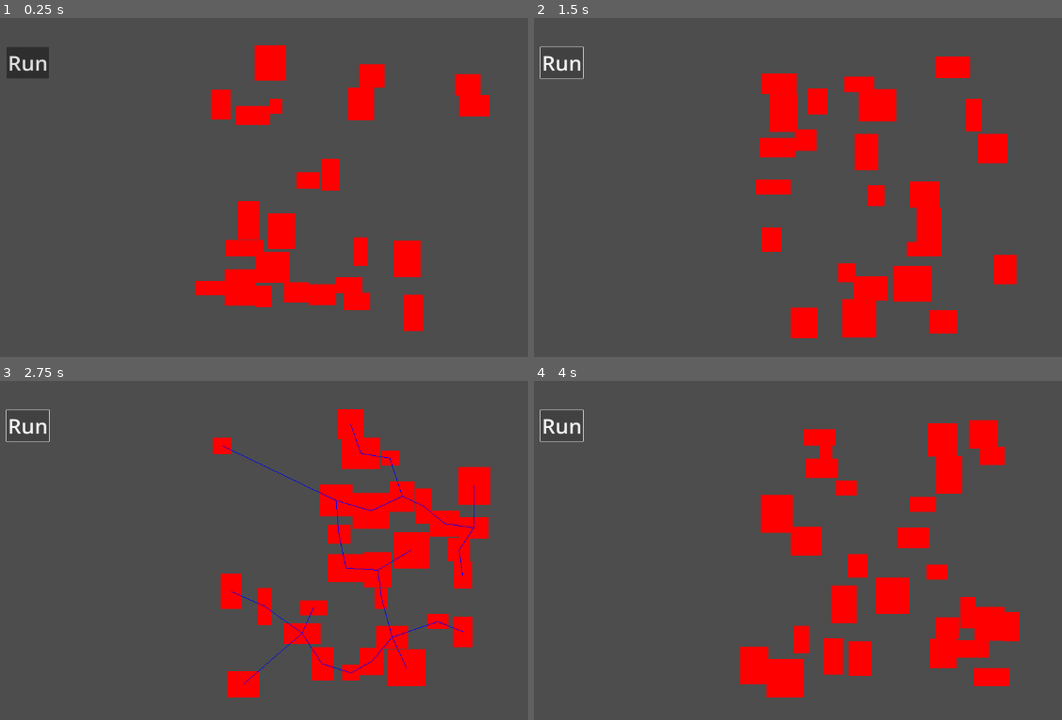
Above: before the commit, frames 1-4 (two rows, left to right).
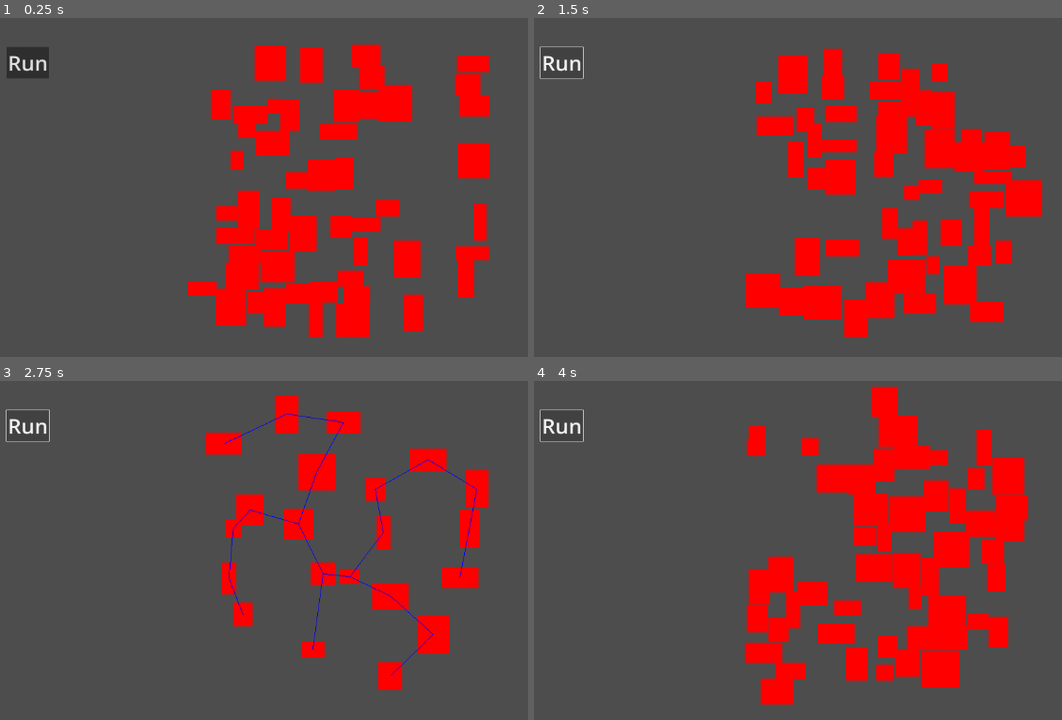
Above: after the commit, the same moments.

Repository: akeresztesgh/godot-proc-gen-rooms
Game: Godot game, scene res://demo_rigid_body.tscn
Two runs of this game, one before a commit and one after it. Both use one fixed random seed, a clock stepped at 60 frames per second and the inputs below. The project has no main scene, so this scene is started directly.
Inputs:
- Up to frame 1 (0.25 s): no input
- Up to frame 2 (1.5 s): click "Run" at 0.5 s; click "Run" at 1.25 s
- Up to frame 3 (2.75 s): click "Run" at 2 s
- Up to frame 4 (4 s): tap Enter at 3.5 s

The runs differ from the first frame. In frame 1, 11% of the frame differs, in the area x 35-93%, y 7-95%; in frame 2, 21%; in frame 3, 16%; in frame 4, 22%, in the area x 39-94%, y 1-96%.

Commit message:
change order of cull

Diff:
--- a/random-room-demo/demo_rigid_body.gd
+++ b/random-room-demo/demo_rigid_body.gd
@@ -41,8 +41,6 @@
 		rooms_temp.append(room)
 
 	for room in rooms_temp:
-		if randf() < cull:
-			continue  # Skip culled rooms
 		var rigid:RigidBody2D = RigidBody2D.new()
 		rigid.gravity_scale = 0
 		var collisionShape:CollisionShape2D = CollisionShape2D.new()
@@ -97,6 +95,10 @@
 		rooms.remove_child(child)
 	make_rooms()
 	await get_tree().create_timer(0.5).timeout
+	for room in rooms.get_children():
+		if randf() < cull:
+			rooms.remove_child(room)
+
 	var room_positions: Array[Vector2] = []
 	for room:RigidBody2D in rooms.get_children():
 		room_positions.push_back(room.position)
